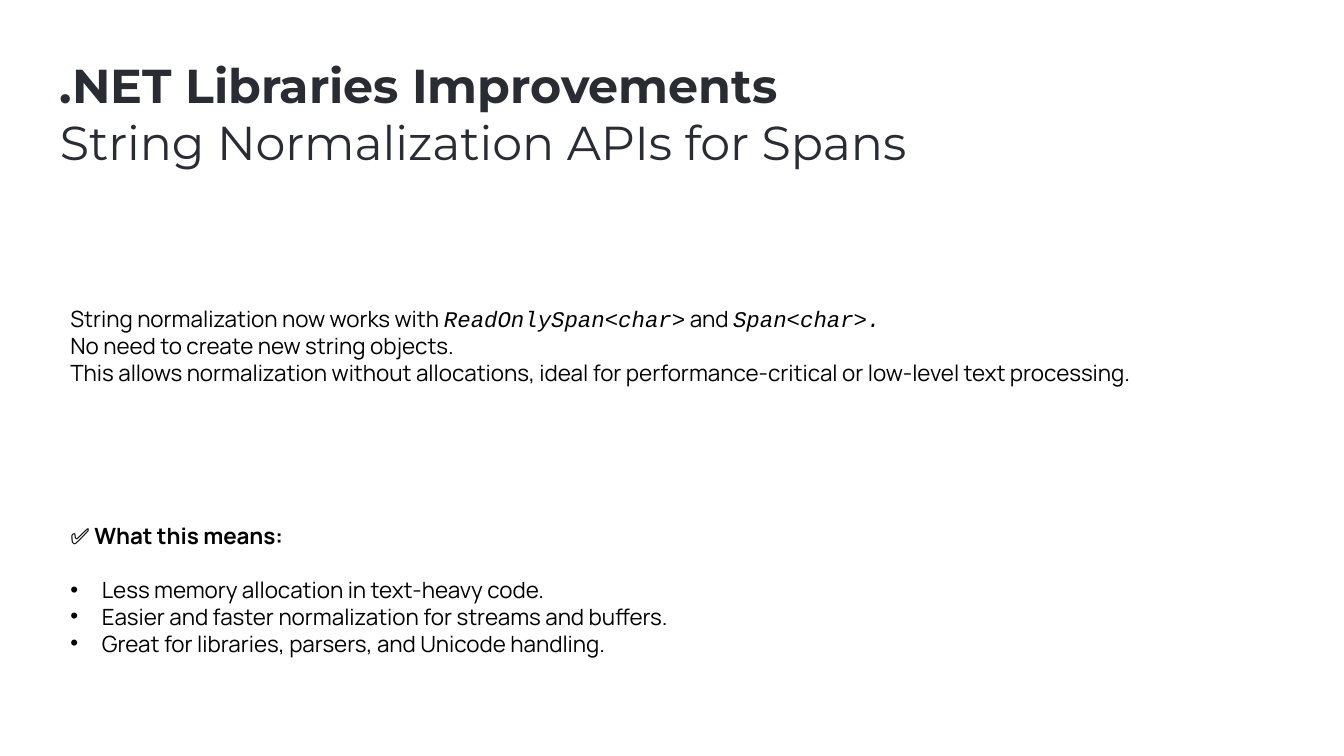
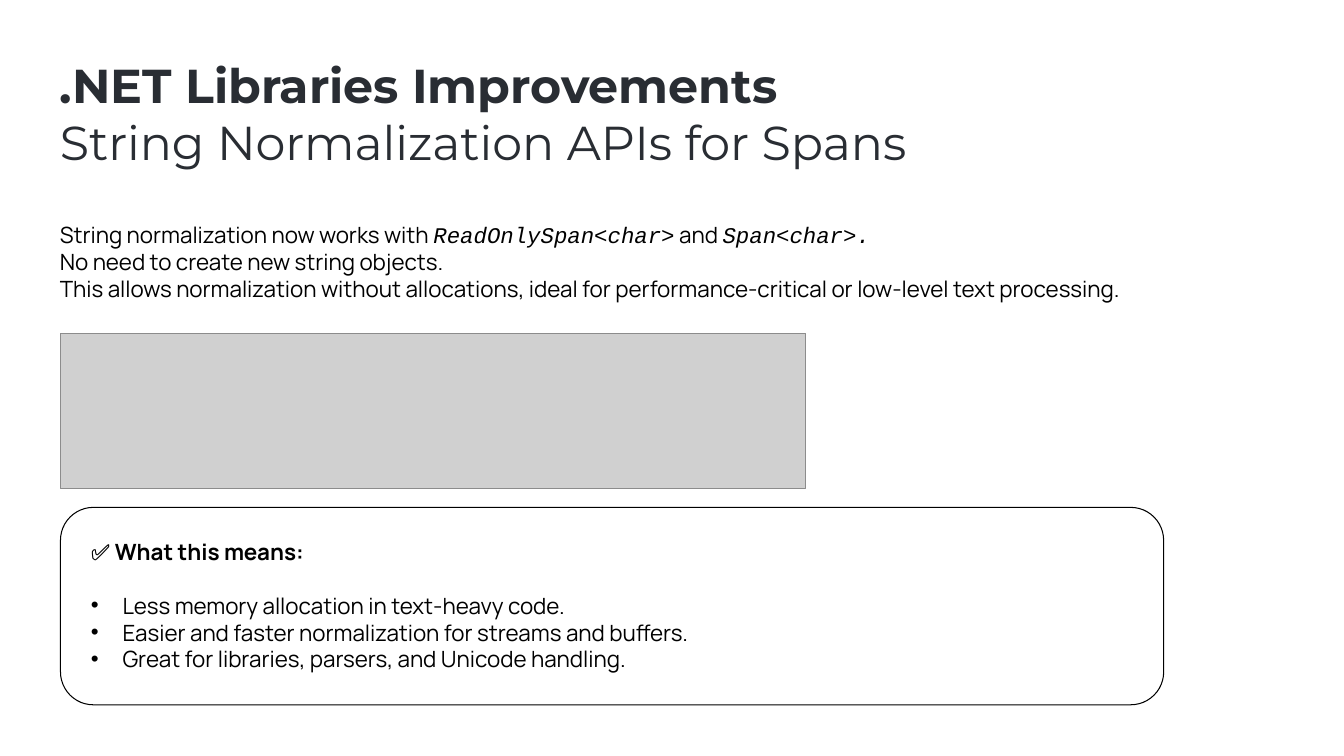
Before and after one commit to ebicoglu/presentations, a slide deck: slide 6 of abp-community-talks-2025.09.pptx. Drawn at 1344x756 pixels with LibreOffice and Linux fonts; fonts in the diff are those of the drawing; grey boxes stand for pictures; background and template pictures are left out. Boxes give left, top, right and bottom in pixels: in the first picture for what was removed or moved away, otherwise in the second. Text is boxed around its words. In the diff, an @@ line names an element or a change of style, - is before the commit and + after.

```diff
--- a/abp-community-talks-2025.09.pptx
+++ b/abp-community-talks-2025.09.pptx
@@ text "String normalization now works with ...": place and size @@
-text "String normalization now works with ..." at (70, 310, 1130, 387)
+text "String normalization now works with ..." at (60, 226, 1119, 303)
@@ picture added at (60, 334, 807, 489) @@
@@ rounded rectangle added at (60, 507, 1164, 705), outline #000000 0.75 pt @@
@@ text "✅ What this means:": place and size @@
-text "✅ What this means:" at (94, 527, 668, 658)
+text "✅ What this means:" at (115, 543, 688, 673)
```
Also in this commit, not shown: 17 other slides changed, 2 slides added, 1 slide removed.
